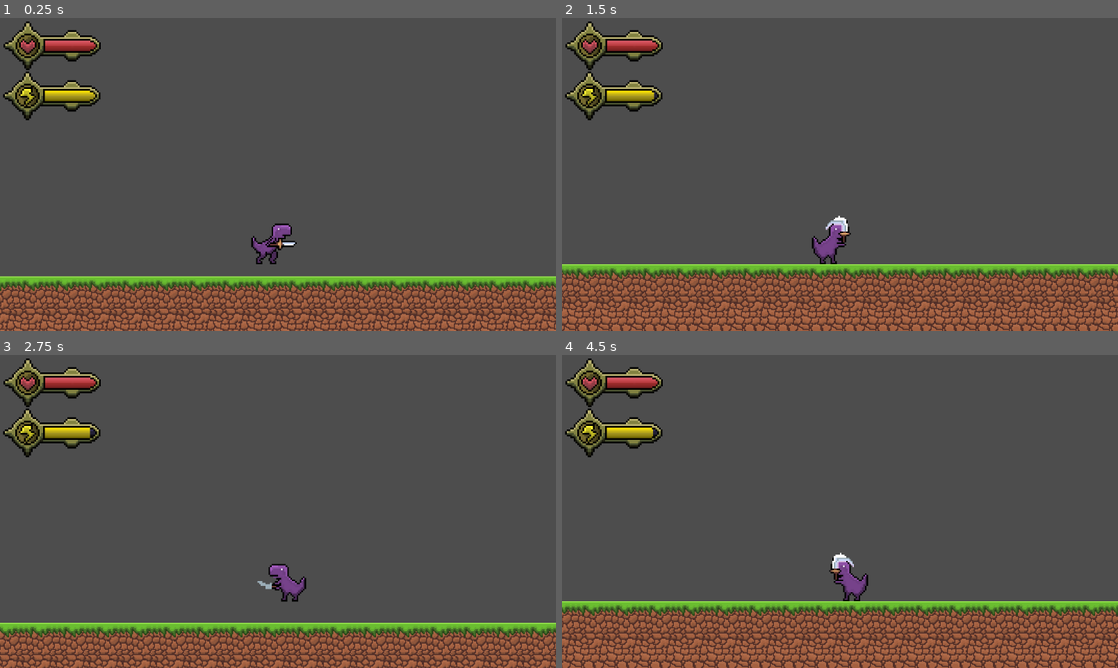
Above: before the commit, frames 1-4 (two rows, left to right).
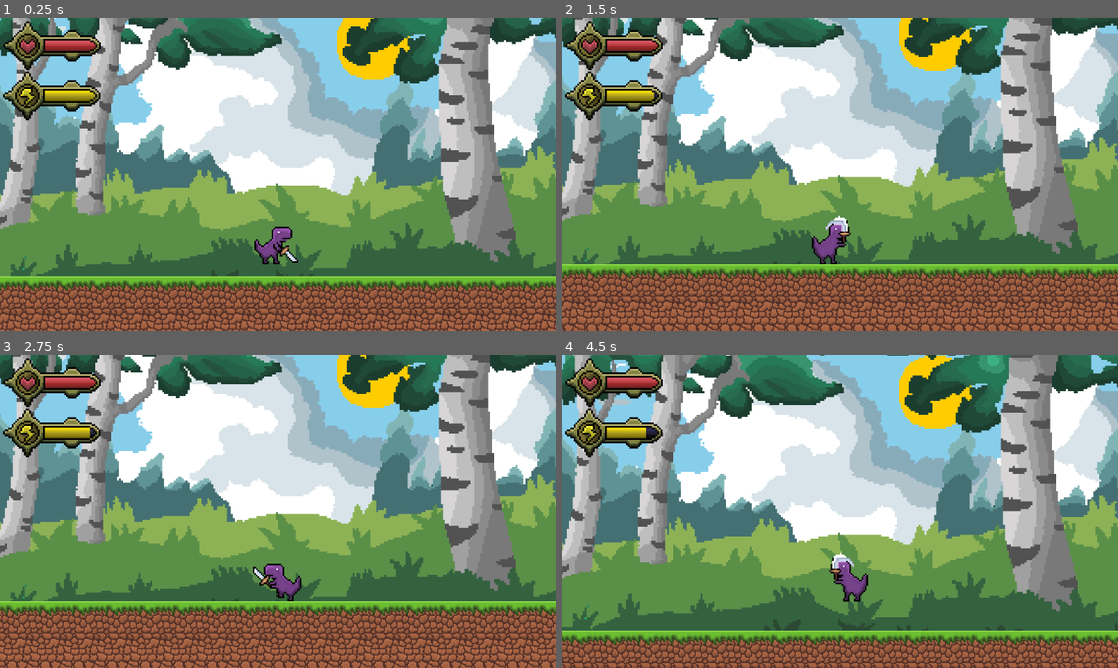
Above: after the commit, the same moments.

Repository: LeeTuah/rexvalley
Game: Godot game, scene res://game_manager.tscn
Same seed, same stepped clock (60 frames per second), same inputs: the game is played once before the commit and once after it.
Inputs (mouse positions are in pixels of both pictures, inside the frame that each line leads up to):
- Up to frame 1 (0.25 s): no input
- Up to frame 2 (1.5 s): tap Enter (ui_accept) at 0.5, 0.77, 1.07 s; move the mouse to (962, 158) at 0.52 s; hold Right (ui_right) from 0.53 s (still down); right-click (962, 158) at 0.6 s; click (962, 158) at 0.67 s; tap 1 (magic_fireball, bound only after the commit) at 0.8, 1.35 s; move the mouse to (728, 190) at 1.27 s; click (728, 190) at 1.42 s
- Up to frame 3 (2.75 s): tap Enter (ui_accept) at 1.52, 1.55, 1.82, 2.1 s; move the mouse to (333, 442) at 2.02 s; release Right (ui_right) at 2.03 s; hold Left (ui_left) from 2.03 s (still down); click (333, 442) at 2.17 s; right-click (333, 442) at 2.3 s
- Up to frame 4 (4.5 s): move the mouse to (812, 574) at 2.77 s; release Left (ui_left) at 2.78 s; hold Right (ui_right) 2.78-4.28 s; right-click (812, 574) at 2.85 s; click (812, 574) at 2.92 s; tap Enter (ui_accept) at 3.02, 3.32, 3.77, 3.8, 4.07 s; tap 1 (magic_fireball, bound only after the commit) at 3.05, 3.6 s; move the mouse to (1006, 558) at 3.52 s; click (1006, 558) at 3.67 s; move the mouse to (673, 464) at 4.27 s; hold Left (ui_left) from 4.28 s (still down); tap Alt at 4.35 s; click (673, 464) at 4.42 s

The runs differ from the first frame. In frame 1, 78% of the frame differs, in the area x 0-100%, y 0-83%; in frame 2, 85%; in frame 3, 91%; in frame 4, 91%, in the area x 0-100%, y 0-100%.

Commit message:
Added the background to the game. Made the spritesheet for fireball animation. Made a sprite for the fireball. Added the animation to the game and fixed the bugs which came along with it.

Diff:
--- a/game_manager.gd
+++ b/game_manager.gd
@@ -5,6 +5,8 @@
 
 var ground_floor_scene = preload("res://scenes/floor/ground_floor.tscn");
 var dirt_floor_scene = preload("res://scenes/floor/dirt_floor.tscn");
+
+
 const GROUND_Y = 856.0;
 
 var leftmost_tile_x = 0.0;
@@ -20,6 +22,7 @@
 	var dirt_floor_instance = dirt_floor_scene.instantiate();
 	dirt_floor_instance.position = Vector2(x, y + GROUND_TILE_LENGTH);
 	get_tree().current_scene.get_node("terrain").add_child(dirt_floor_instance);
+
 
 func generate_initial_terrain() -> void:
 	const TILE_HALFLENGTH = GROUND_TILE_LENGTH / 2.0;
@@ -48,5 +51,10 @@
 func _ready() -> void:
 	generate_initial_terrain();
 
+
 func _process(_delta: float) -> void:
 	generate_new_terrain();
+	#$Parallax2D.position.x = get_node("player").position.x;
+	#$Parallax2D.position.y = (get_node("player").position.y)*0.3 + 340;
+	$background_summer.position.x = get_node("player").position.x;
+	$background_summer.position.y = (get_node("player").position.y)*0.3 + 270;
--- a/game_manager.tscn
+++ b/game_manager.tscn
@@ -2,11 +2,18 @@
 
 [ext_resource type="PackedScene" uid="uid://bctd65a0ob5g3" path="res://scenes/player/player.tscn" id="1_70yv6"]
 [ext_resource type="Script" uid="uid://h1c73dfxafel" path="res://game_manager.gd" id="1_smx3j"]
+[ext_resource type="Texture2D" uid="uid://bcbjkqylmron8" path="res://assets/background_1.png" id="2_vk86k"]
 [ext_resource type="PackedScene" uid="uid://bm8s4h5i3c4oe" path="res://scenes/player_stats/health_bar.tscn" id="3_o2178"]
 [ext_resource type="PackedScene" uid="uid://ch5kqc4mtaakt" path="res://scenes/player_stats/stamina_bar.tscn" id="5_vk86k"]
 
 [node name="game_manager" type="Node2D" unique_id=757637544]
 script = ExtResource("1_smx3j")
+
+[node name="background_summer" type="Sprite2D" parent="." unique_id=287331053]
+texture_filter = 1
+position = Vector2(83.333244, -148.62505)
+scale = Vector2(5.6513886, 5.651389)
+texture = ExtResource("2_vk86k")
 
 [node name="player" parent="." unique_id=1387465769 instance=ExtResource("1_70yv6")]
 position = Vector2(787, 686)
@@ -24,3 +31,5 @@
 offset_top = 144.0
 offset_right = 92.19994
 offset_bottom = 176.0
+
+[node name="Fireball" type="Node" parent="." unique_id=1127337835]
--- a/global.gd
+++ b/global.gd
@@ -6,6 +6,7 @@
 const MAX_HEALTH:float = 100.0
 const MAX_STAMINA:float = 50.0
 
+var player_direction :float = 1;
 var player_position = Vector2(0.0, 0.0)
 var current_health:float = MAX_HEALTH:
 	set(value):
--- a/project.godot
+++ b/project.godot
@@ -85,6 +85,16 @@
 "events": [null, Object(InputEventMouseButton,"resource_local_to_scene":false,"resource_name":"","device":-1,"window_id …(264 unchanged characters)…
 ]
 }
+magic_initiate={
+"deadzone": 0.2,
+"events": [Object(InputEventMouseButton,"resource_local_to_scene":false,"resource_name":"","device":-1,"window_id":0,"alt_pressed":false,"shift_pressed":false,"ctrl_pressed":false,"meta_pressed":false,"button_mask":2,"position":Vector2(345, 27),"global_position":Vector2(357, 87),"factor":1.0,"button_index":2,"canceled":false,"pressed":true,"double_click":false,"script":null)
+]
+}
+magic_fireball={
+"deadzone": 0.2,
+"events": [Object(InputEventKey,"resource_local_to_scene":false,"resource_name":"","device":-1,"window_id":0,"alt_pressed":false,"shift_pressed":false,"ctrl_pressed":false,"meta_pressed":false,"pressed":false,"keycode":0,"physical_keycode":49,"key_label":0,"unicode":49,"location":0,"echo":false,"script":null)
+]
+}
 
 [physics]
 
--- /dev/null
+++ b/scenes/Magic/fire_ball.gd
@@ -0,0 +1,14 @@
+extends Area2D
+
+
+# Called when the node enters the scene tree for the first time.
+func _ready() -> void:
+	pass # Replace with function body.
+
+var SPEED = 1000;
+var direction = global.player_direction;
+# Called every frame. 'delta' is the elapsed time since the previous frame.
+func _physics_process(delta: float) -> void:
+	if direction < 0:
+		$Fireball.flip_h = true;
+	position.x += direction * SPEED * delta;
--- /dev/null
+++ b/scenes/Magic/fire_ball.tscn
@@ -0,0 +1,14 @@
+[gd_scene format=3 uid="uid://br6t7gtsfl3th"]
+
+[ext_resource type="Script" uid="uid://dldp2lk2cgp8m" path="res://scenes/Magic/fire_ball.gd" id="1_bldap"]
+[ext_resource type="Texture2D" uid="uid://cudsfcqyh8hqc" path="res://assets/fireball.png" id="1_xy6ur"]
+
+[node name="FireBall" type="Area2D" unique_id=1528362529]
+script = ExtResource("1_bldap")
+
+[node name="Fireball" type="Sprite2D" parent="." unique_id=89056930]
+scale = Vector2(4, 4)
+texture = ExtResource("1_xy6ur")
+
+[node name="CollisionPolygon2D" type="CollisionPolygon2D" parent="." unique_id=278464938]
+polygon = PackedVector2Array(24, -24, 48, -40, 64, -32, 64, -16, 48, 0)
--- a/scenes/player/player.gd
+++ b/scenes/player/player.gd
@@ -1,6 +1,8 @@
 extends CharacterBody2D
 
 @onready var animated_sprite = $AnimatedSprite2D;
+
+var fireball_scene = preload("res://scenes/Magic/fire_ball.tscn");
 
 const SPEED = 300.0
 const ACCN = 2.5
@@ -9,8 +11,10 @@
 
 var idle_time = 0.0;
 var thrust_idle_time = 0.0;
+var magic_fireball_idle_time = 0.0;
 const ATTACK_COOLDOWN = 0.4;
 const THRUST_COOLDOWN = 0.5;
+const MAGIC_FIREBALL_COOLDOWN = 0.45;
 
 var can_run = true
 var sprint_timer = 0.0;
@@ -29,7 +33,7 @@
 #arektu kom hole bhalo heo bojhai jache na tahole
 
 var can_input = true
-var direction :int= 1
+var direction :float= 1
 var thrust_direction = 1;
 
 var cannot_input_animation = ["sword_slash_1","sword_slash_2","sword_slash_3","thrust"];
@@ -38,11 +42,13 @@
 	if not is_on_floor():
 		velocity += get_gravity() * delta
 
-	if Input.is_action_just_pressed("ui_accept") and is_on_floor() and can_input and global.current_stamina >= STAMINA_DECREASE_RATE * 1.5:
+	if Input.is_action_just_pressed("ui_accept") and is_on_floor() and global.current_stamina >= STAMINA_DECREASE_RATE * 1.5:
 		velocity.y = JUMP_VELOCITY
 		global.current_stamina -= STAMINA_DECREASE_RATE * 1.5
 
 	direction = Input.get_axis("ui_left", "ui_right")
+	if direction != 0:
+		global.player_direction = direction;
 	if (direction != 0): thrust_direction = direction;
 	if (animated_sprite.animation == "thrust" and animated_sprite.is_playing()):
 		velocity.x = thrust_direction * SPEED * 130 * delta;
@@ -74,7 +80,8 @@
 	global.player_position = position;
 	#animated_sprite.connect("sprite_frames_changed",_on_animated_sprite_2d_sprite_frames_changed);
 
-
+var fireball_instance;
+#var combo_executed = false;
 
 func _process(delta: float):
 	if velocity.x != 0:
@@ -84,17 +91,31 @@
 		sprint_timer += delta
 		if sprint_timer >= SPRINT_COOLDOWN:
 			can_run = true
+	print(can_input);
+	if can_input:
 
-	if can_input:
+		#if (Input.is_action_just_pressed("ui_thrust")):
+			#combo_executed = false;
+
 		if (Input.is_action_just_pressed("ui_attack")):
 			animated_sprite.play("sword_slash1");
 			current_combo_counter = 1;
 			can_input = false;
 			idle_time = 0.0;
-		elif (Input.is_action_just_pressed("ui_thrust")):
+		elif (Input.is_action_pressed("magic_initiate") and Input.is_action_just_pressed("magic_fireball") and (global.current_stamina > 10)):
+			animated_sprite.play("fireball_1");
+			can_input = false;
+			print("can input false from inside fireball")
+			magic_fireball_idle_time = 0.0;
+			global.current_stamina -= 7;
+
+			#combo_executed = true;
+
+		elif (Input.is_action_just_released("ui_thrust") and global.current_stamina >= 20):
 			animated_sprite.play(("thrust"));
 			can_input = false;
 			thrust_idle_time = 0.0;
+			global.current_stamina -= 20;
 		elif (Input.is_action_just_pressed("ui_accept")):
 			pass # jump animation
 
@@ -119,6 +140,18 @@
 	else:
 
 		match animated_sprite.animation:
+			"fireball_1":
+				magic_fireball_idle_time += delta;
+				if magic_fireball_idle_time >= MAGIC_FIREBALL_COOLDOWN:
+					can_input = true;
+					magic_fireball_idle_time = 0.0;
+					#print("can input true")
+					fireball_instance = fireball_scene.instantiate();
+					fireball_instance.position.x = position.x;
+					fireball_instance.position.y = position.y;
+					get_parent().get_node("Fireball").add_child(fireball_instance);
+					animated_sprite.play("fireball_2");
+
 			"thrust":
 				thrust_idle_time += delta
 				if thrust_idle_time >= THRUST_COOLDOWN:
--- a/scenes/player/player.tscn
+++ b/scenes/player/player.tscn
@@ -2,11 +2,44 @@
 
 [ext_resource type="Script" uid="uid://cfleorhu77pdc" path="res://scenes/player/player.gd" id="1_dovo2"]
 [ext_resource type="Texture2D" uid="uid://cquj8u7riakrn" path="res://assets/player_spritesheet_idle.png" id="2_dovo2"]
+[ext_resource type="Texture2D" uid="uid://dq4675n8fp5ag" path="res://assets/player_spritesheet_fireball.png" id="3_5gtgg"]
 [ext_resource type="Texture2D" uid="uid://c5gnxg5emrcog" path="res://assets/player_spritesheet_walk.png" id="3_gmlin"]
 [ext_resource type="Texture2D" uid="uid://b1yk6qvu5p034" path="res://assets/player_sword_slash1.png" id="4_lvxji"]
 [ext_resource type="Texture2D" uid="uid://beia8anoec13j" path="res://assets/player_sword_slash2.png" id="5_p47bc"]
 [ext_resource type="Texture2D" uid="uid://r14mtuip3qcv" path="res://assets/player_spritesheet_thrust.png" id="6_75vfm"]
 
+[sub_resource type="AtlasTexture" id="AtlasTexture_5q8fn"]
+atlas = ExtResource("3_5gtgg")
+region = Rect2(32, 0, 32, 32)
+
+[sub_resource type="AtlasTexture" id="AtlasTexture_wva7c"]
+atlas = ExtResource("3_5gtgg")
+region = Rect2(64, 0, 32, 32)
+
+[sub_resource type="AtlasTexture" id="AtlasTexture_7obkq"]
+atlas = ExtResource("3_5gtgg")
+region = Rect2(96, 0, 32, 32)
+
+[sub_resource type="AtlasTexture" id="AtlasTexture_ttakn"]
+atlas = ExtResource("3_5gtgg")
+region = Rect2(128, 0, 32, 32)
+
+[sub_resource type="AtlasTexture" id="AtlasTexture_kxw46"]
+atlas = ExtResource("3_5gtgg")
+region = Rect2(160, 0, 32, 32)
+
+[sub_resource type="AtlasTexture" id="AtlasTexture_vo27k"]
+atlas = ExtResource("3_5gtgg")
+region = Rect2(192, 0, 32, 32)
+
+[sub_resource type="AtlasTexture" id="AtlasTexture_genst"]
+atlas = ExtResource("3_5gtgg")
+region = Rect2(224, 0, 32, 32)
+
+[sub_resource type="AtlasTexture" id="AtlasTexture_niom3"]
+atlas = ExtResource("3_5gtgg")
+region = Rect2(256, 0, 32, 32)
+
 [sub_resource type="AtlasTexture" id="AtlasTexture_gmlin"]
 atlas = ExtResource("2_dovo2")
 region = Rect2(0, 0, 32, 32)
@@ -141,6 +174,40 @@
 
 [sub_resource type="SpriteFrames" id="SpriteFrames_01hqx"]
 animations = [{
+"frames": [{
+"duration": 1.0,
+"texture": SubResource("AtlasTexture_5q8fn")
+}, {
+"duration": 1.0,
+"texture": SubResource("AtlasTexture_wva7c")
+}, {
+"duration": 1.0,
+"texture": SubResource("AtlasTexture_7obkq")
+}, {
+"duration": 1.0,
+"texture": SubResource("AtlasTexture_ttakn")
+}],
+"loop": 0,
+"name": &"fireball_1",
+"speed": 10.0
+}, {
+"frames": [{
+"duration": 1.0,
+"texture": SubResource("AtlasTexture_kxw46")
+}, {
+"duration": 1.0,
+"texture": SubResource("AtlasTexture_vo27k")
+}, {
+"duration": 1.0,
+"texture": SubResource("AtlasTexture_genst")
+}, {
+"duration": 1.0,
+"texture": SubResource("AtlasTexture_niom3")
+}],
+"loop": 0,
+"name": &"fireball_2",
+"speed": 10.0
+}, {
 "frames": [{
 "duration": 1.0,
 "texture": SubResource("AtlasTexture_gmlin")
@@ -341,7 +408,7 @@
 texture_filter = 1
 scale = Vector2(4.5, 4.5)
 sprite_frames = SubResource("SpriteFrames_01hqx")
-animation = &"thrust"
+animation = &"fireball_1"
 
 [node name="CollisionPolygon2D" type="CollisionPolygon2D" parent="." unique_id=609036338]
 polygon = PackedVector2Array(4, 58, -44, 58, -67, 17, -67, -17, -9, -54, 31, -54, 68, -45, 68, -28, 50, 11)
Binary file added: assets/aseprite downloads/76tp9n1.aseprite
Binary file added: assets/aseprite downloads/920v1mn.aseprite
Binary file added: assets/aseprite downloads/fireball_magic-Sheet.aseprite
Binary file added: assets/aseprite downloads/fireball_magic.aseprite
Binary file added: assets/aseprite downloads/khnzx64.aseprite
Binary file added: assets/aseprite downloads/qk2sq9t.aseprite
Binary file added: assets/aseprite downloads/qpd4551.aseprite
Binary file added: assets/background_1.png
Not shown, added: assets/background_1.png.import
Binary file added: assets/fireball.png
Not shown, added: assets/fireball.png.import
Binary file added: assets/player_spritesheet_fireball.png
(and 2 more such lines)
